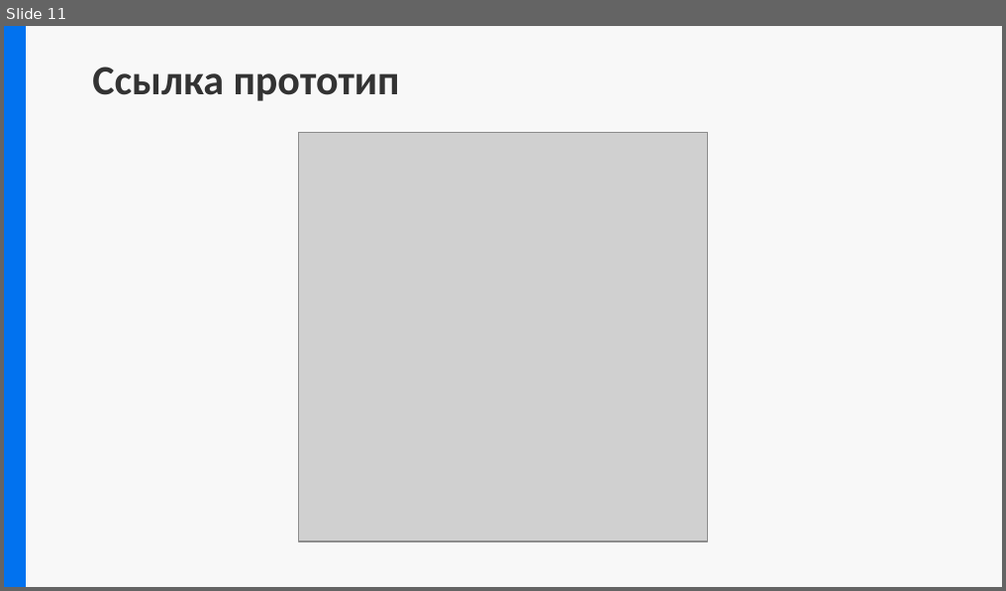
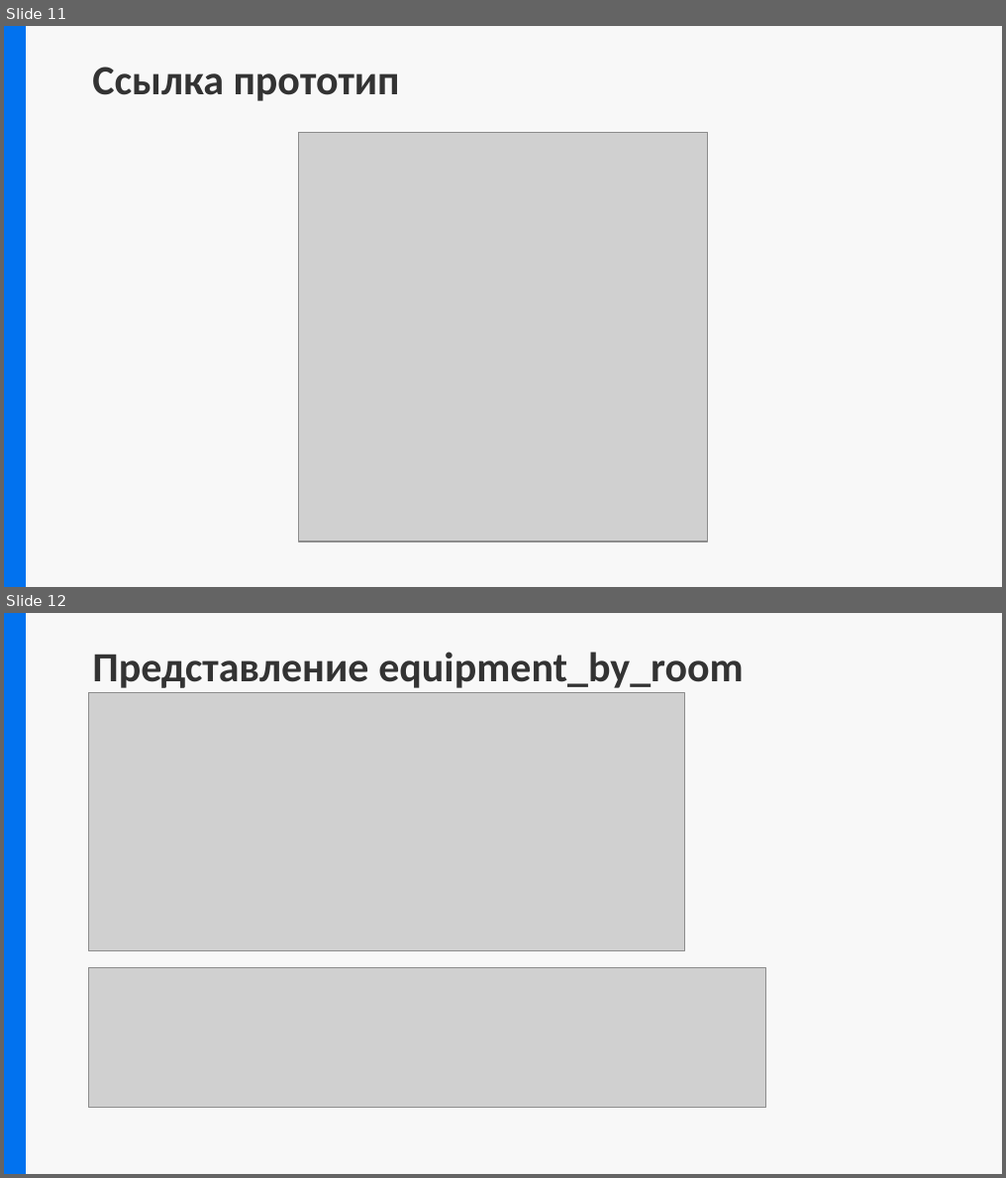
Before and after one commit to Comper123/MyCollege, a slide deck: docs/Предзащита.pptx. Shown one above the other, each under a label of ours: slide 11 before the commit, slides 11 and 12 after it. The pictures are 1006x591 and 1006x1178 pixels, drawn with LibreOffice and Linux fonts; fonts in the diff are those of the drawing; grey boxes stand for pictures. Boxes give left, top, right and bottom in pixels: in the first picture for what was removed or moved away, otherwise in the second. Text is boxed around its words. In the diff, an @@ line names an element or a change of style, - is before the commit and + after.

```diff
--- a/docs/Предзащита.pptx
+++ b/docs/Предзащита.pptx
@@ slide 12 added at <box>4,613,1002,1174</box>, background #F8F8F8; not listed: 4 template elements that a slide beside it also shows @@
@@ rectangle added at <box>4,613,24,1173</box>, fill #0172EF, outline #0172EF 2 pt @@
@@ title added at <box>92,652,743,688</box>, 30 pt, text #333333, bold @@
+Представление equipment_by_room
@@ picture added at <box>89,693,684,952</box> @@
@@ rectangle added at <box>651,916,1002,1174</box>, fill #F8F8F8, outline #F8F8F8 2 pt @@
@@ picture added at <box>89,968,765,1108</box> @@
```
Also in this commit, not shown: 6 slides changed, 1 other slide added, 1 slide removed, 19 other files.
